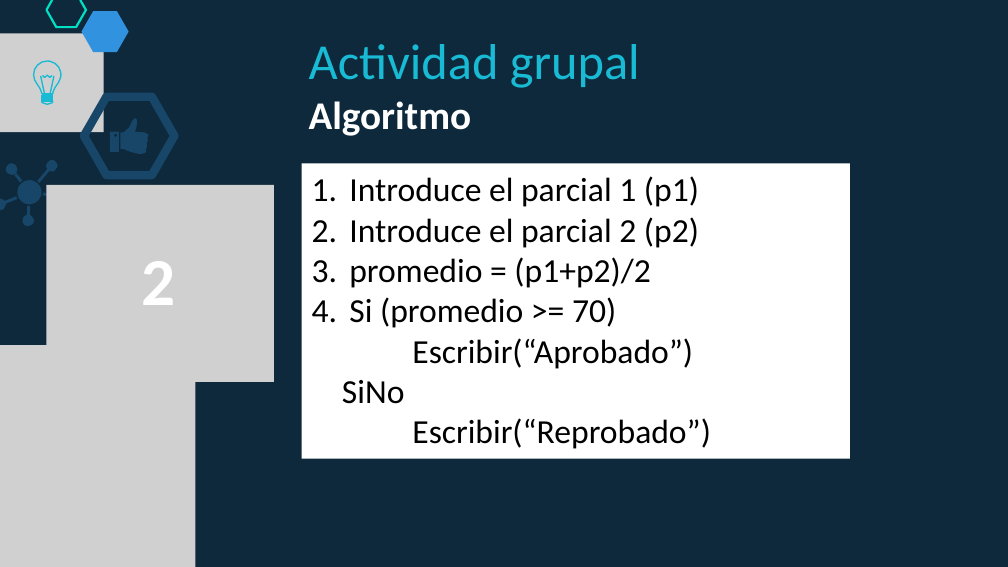
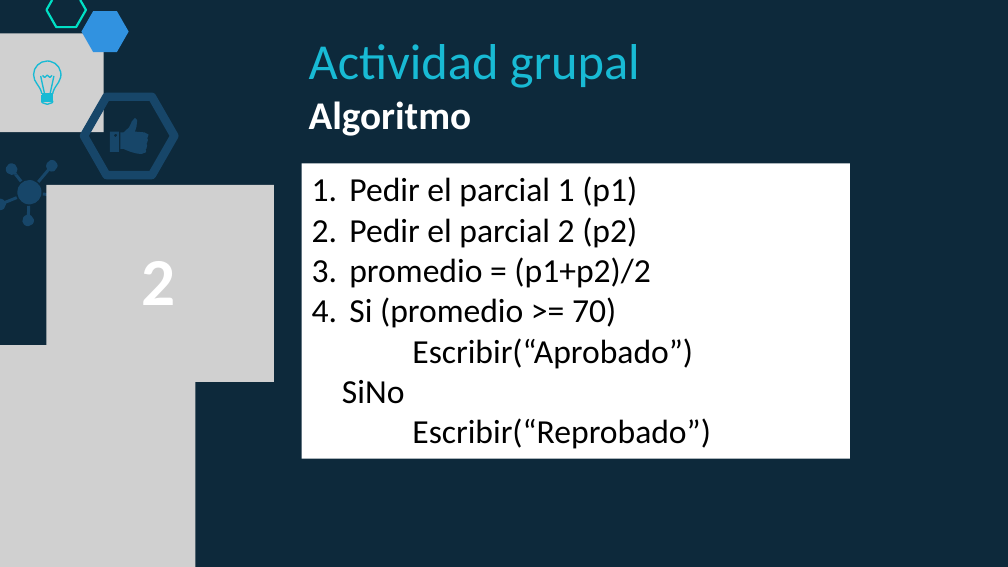
Before and after one commit to lizetheP/PensamientoC, a slide deck: slide 15 of calendario/documentos/4_Condicionales.pptx (slide 16 before the commit). Drawn at 1008x567 pixels with LibreOffice and Linux fonts; fonts in the diff are those of the drawing; grey boxes stand for pictures. Boxes give left, top, right and bottom in pixels: in the first picture for what was removed or moved away, otherwise in the second. Text is boxed around its words. In the diff, an @@ line names an element or a change of style, - is before the commit and + after.

```diff
--- a/calendario/documentos/4_Condicionales.pptx
+++ b/calendario/documentos/4_Condicionales.pptx
@@ text in rectangle at (349, 176, 637, 248): text changed @@
-1. Introduce el parcial 1 (p1)
-2. Introduce el parcial 2 (p2)
+1. Pedir el parcial 1 (p1)
+2. Pedir el parcial 2 (p2)
```
Also in this commit, not shown: 6 other slides changed, 1 slide removed, 5 other files.
